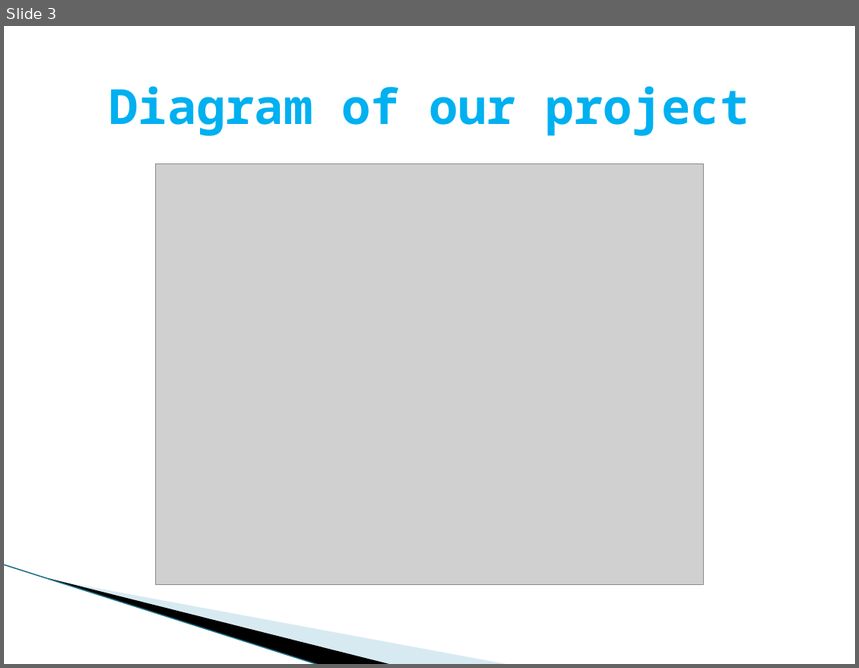
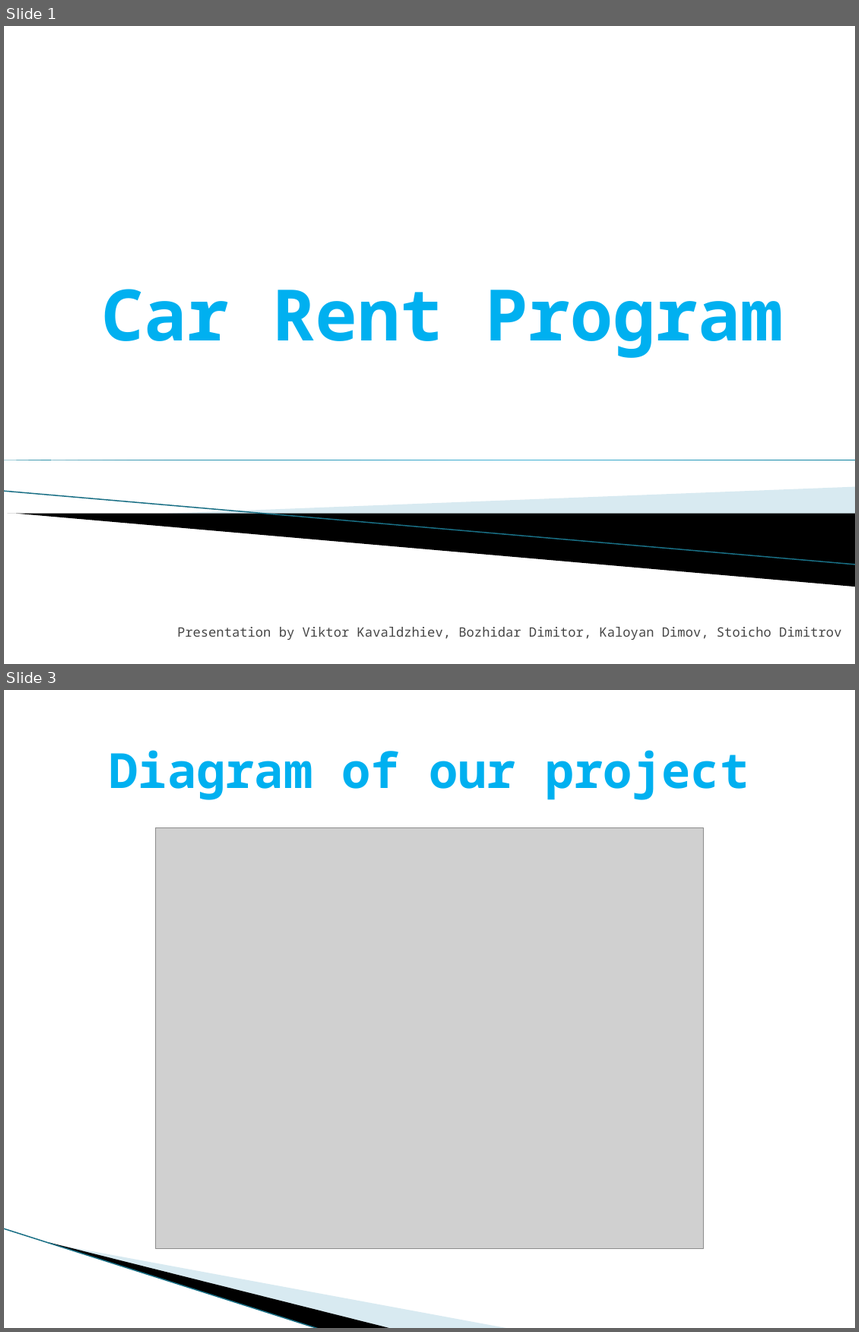
Before and after one commit to vgkavaldzhiev18/StructuresGit, a slide deck: Car Rent Incorporation.pptx. Shown one above the other, each under a label of ours: slide 3 before the commit, slides 1 and 3 after it; the slides between them are not shown. The pictures are 859x668 and 859x1332 pixels, drawn with LibreOffice and Linux fonts; fonts in the diff are those of the drawing; grey boxes stand for pictures; background and template pictures are left out. Boxes give left, top, right and bottom in pixels: in the first picture for what was removed or moved away, otherwise in the second. Text is boxed around its words. In the diff, an @@ line names an element or a change of style, - is before the commit and + after.

```diff
--- a/Car Rent Incorporation.pptx
+++ b/Car Rent Incorporation.pptx
@@ slide 1 added at bbox=[4, 26, 855, 664], background #FFFFFF @@
@@ title added at bbox=[102, 289, 783, 358], 60 pt, text #00B0F0, bold @@
+Car Rent Program
@@ right triangle added at bbox=[4, 460, 855, 460], fill gradient #007896 to #4CBBDF @@
@@ line added from (4, 492) to (855, 565), #97C5D8 0.95 pt @@
@@ freeform shape added at bbox=[161, 487, 855, 532], fill #A0CBDC at 40% opacity @@
@@ freeform shape added at bbox=[7, 514, 855, 587], fill #000000 @@
@@ subtitle added at bbox=[177, 627, 842, 640], 11 pt, text #464646 @@
+Presentation by Viktor Kavaldzhiev, Bozhidar Dimitor, Kaloyan Dimov, Stoicho Dimitrov
```
Also in this commit, not shown: 1 slide changed, 1 slide removed.
